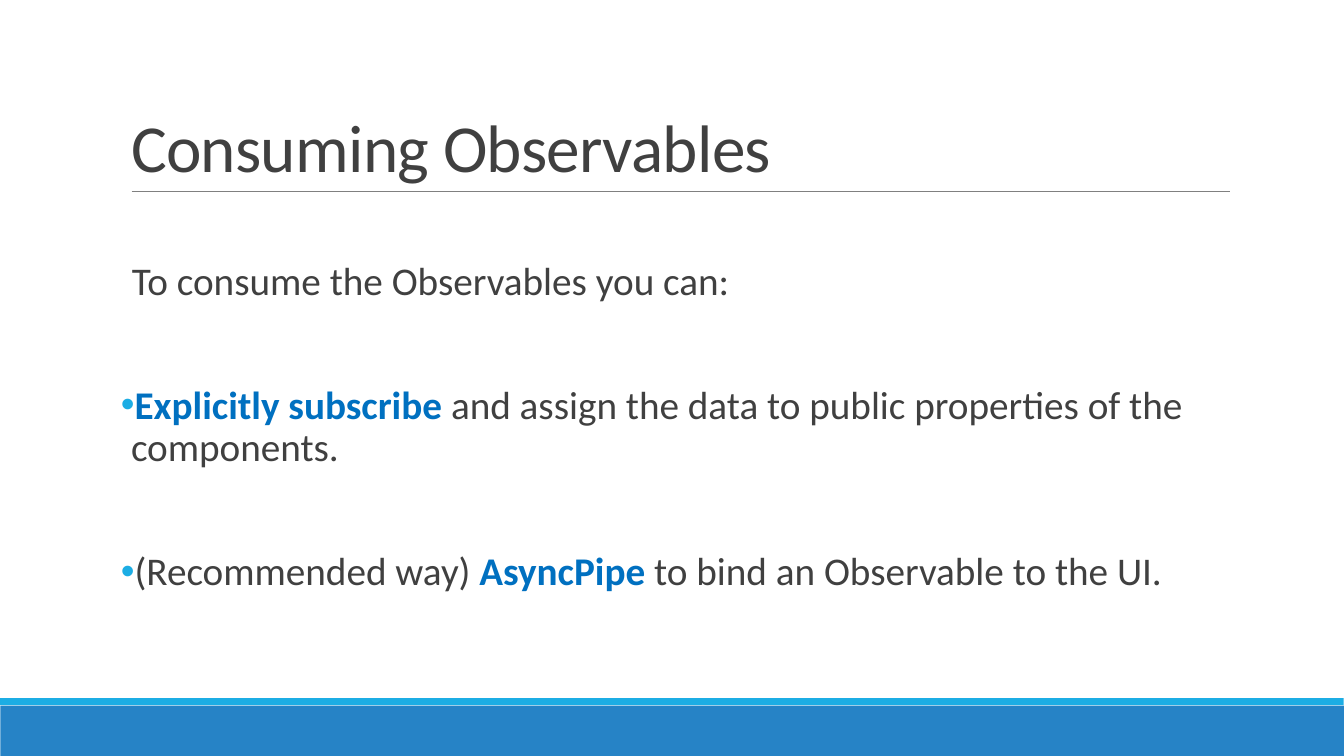
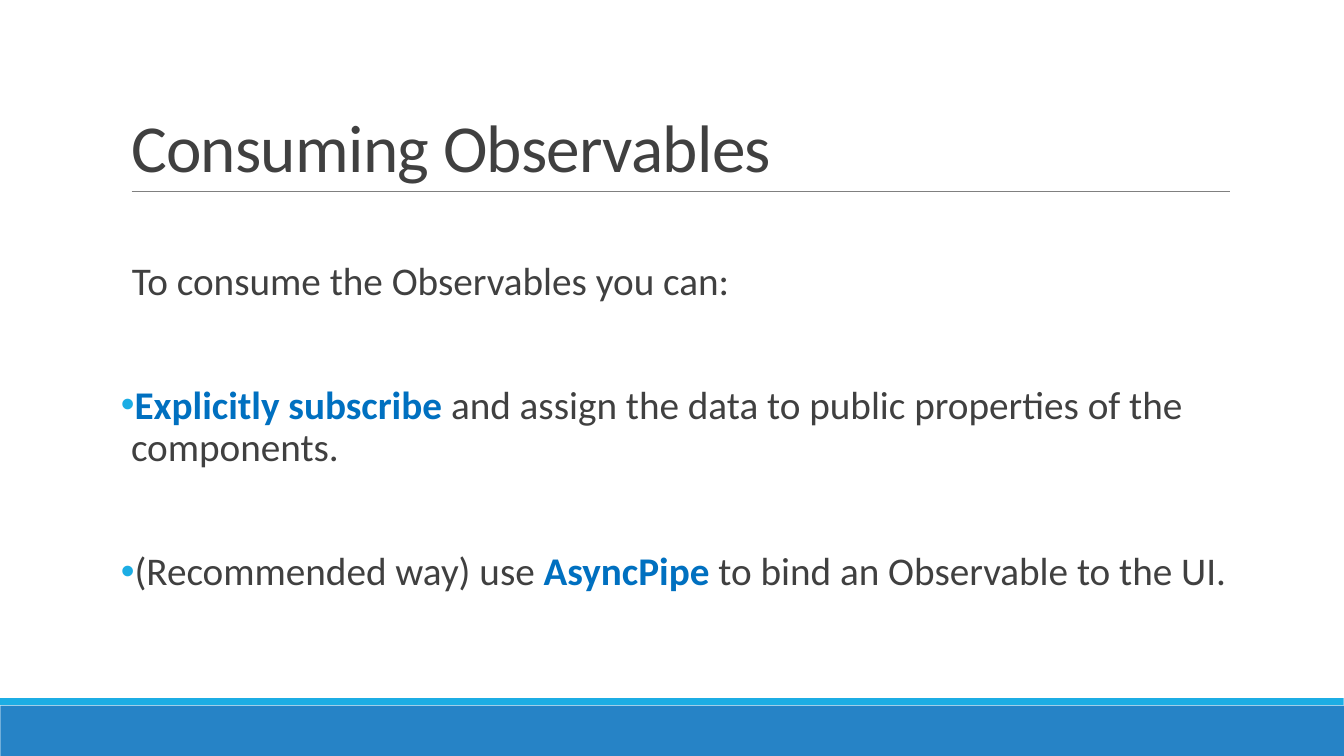
Before and after one commit to AGiorgetti/rxjs101, a slide deck: slide 21 of ReactiveProgramming_RxJS.pptx. Drawn at 1344x756 pixels with LibreOffice and Linux fonts; fonts in the diff are those of the drawing. Boxes give left, top, right and bottom in pixels: in the first picture for what was removed or moved away, otherwise in the second. Text is boxed around its words. In the diff, an @@ line names an element or a change of style, - is before the commit and + after.

```diff
--- a/ReactiveProgramming_RxJS.pptx
+++ b/ReactiveProgramming_RxJS.pptx
@@ text at [135, 556, 1226, 592]: text changed @@
-• (Recommended way) AsyncPipe to bind an Observable to the UI.
+• (Recommended way) use AsyncPipe to bind an Observable to the UI.
```
Also in this commit, not shown: 7 other slides changed, 5 other files.
